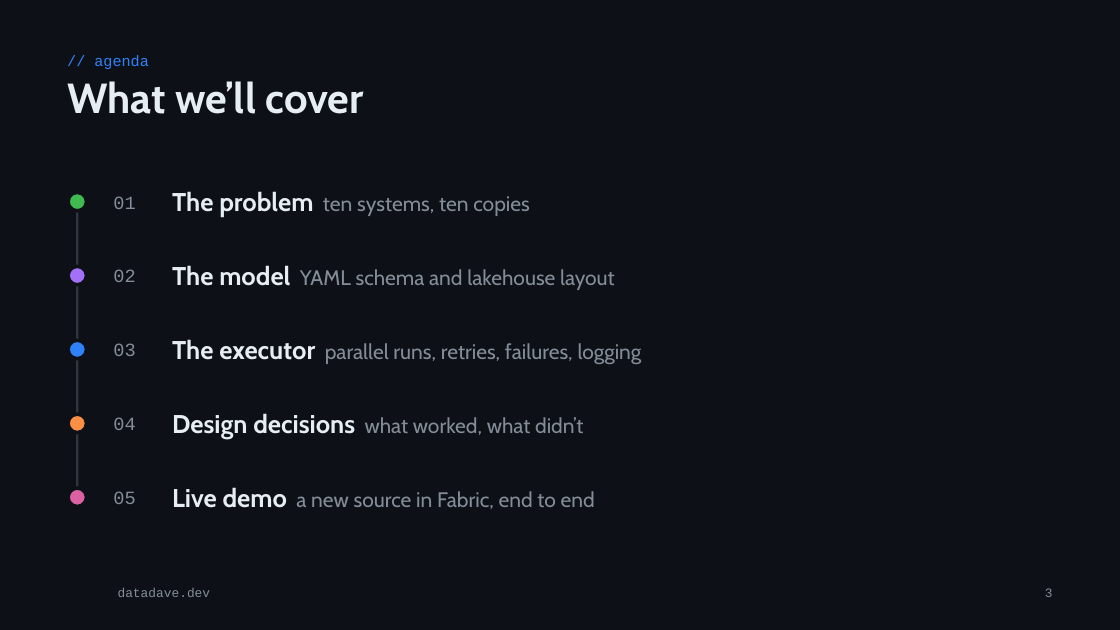
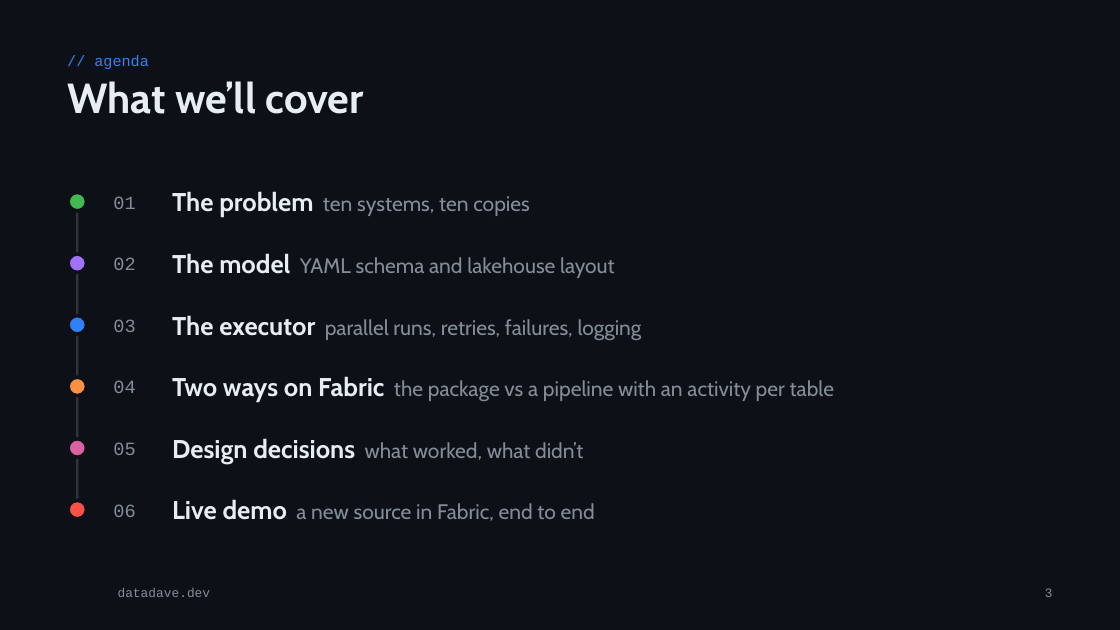
Before and after one commit to phant0mw0lf/datadave, a slide deck: slide 3 of talks/2026-12-metadata-orchestration/metadata-orchestration.pptx. Drawn at 1120x630 pixels with LibreOffice and Linux fonts; fonts in the diff are those of the drawing; background and template pictures are left out. Boxes give left, top, right and bottom in pixels: in the first picture for what was removed or moved away, otherwise in the second. Text is boxed around its words. In the diff, an @@ line names an element or a change of style, - is before the commit and + after.

Commit message:
content(talks): fabric comparison, layer slide and a less pipetree-centric framing
Adds the two-ways-on-Fabric section from part 3, a slide on free layer naming, a 'you don't need my package' slide, and neutral wording on the layer and executor slides.

```diff
--- a/talks/2026-12-metadata-orchestration/metadata-orchestration.pptx
+++ b/talks/2026-12-metadata-orchestration/metadata-orchestration.pptx
@@ line moved from (77, 202) - (77, 497) to (77, 202) - (77, 510) @@
@@ ellipse: place and size @@
-ellipse at box(68, 266, 87, 285)
+ellipse at box(68, 254, 87, 272)
@@ text "02": place and size @@
-text "02" at box(113, 269, 135, 282)
+text "02" at box(113, 257, 135, 270)
@@ text "The model YAML schema and ...": place and size @@
-text "The model YAML schema and ..." at box(172, 265, 615, 290)
+text "The model YAML schema and ..." at box(172, 253, 615, 278)
@@ 2 texts, 1 ellipse: place and size @@
-2 texts, 1 ellipse at box(68, 339, 642, 364)
+2 texts, 1 ellipse at box(68, 315, 642, 340)
@@ ellipse: place and size @@
-ellipse at box(68, 414, 87, 433)
+ellipse at box(68, 377, 87, 396)
@@ text "04": place and size @@
-text "04" at box(113, 417, 135, 430)
+text "04" at box(113, 380, 135, 393)
@@ text added at box(172, 376, 834, 402), 18 pt, text #848D97 @@
+Two ways on Fabric the package vs a pipeline with an activity per table
@@ ellipse: place and size @@
-ellipse at box(68, 488, 87, 507)
+ellipse at box(68, 439, 87, 457)
@@ text "05": place and size @@
-text "05" at box(113, 491, 135, 504)
+text "05" at box(113, 442, 135, 455)
@@ text "Design decisions what worked, what ...": place and size @@
-text "Design decisions what worked, what ..." at box(172, 413, 583, 439)
+text "Design decisions what worked, what ..." at box(172, 438, 583, 463)
@@ ellipse added at box(68, 501, 87, 519), fill #F85149, outline #0D1117 3 pt @@
@@ text added at box(113, 504, 135, 517), 16 pt, text #848D97 @@
+06
@@ text "Live demo a new source ...": place and size @@
-text "Live demo a new source ..." at box(172, 487, 595, 509)
+text "Live demo a new source ..." at box(172, 499, 595, 521)
```
Also in this commit, not shown: 11 other slides changed, 9 slides added, 3 other files.
